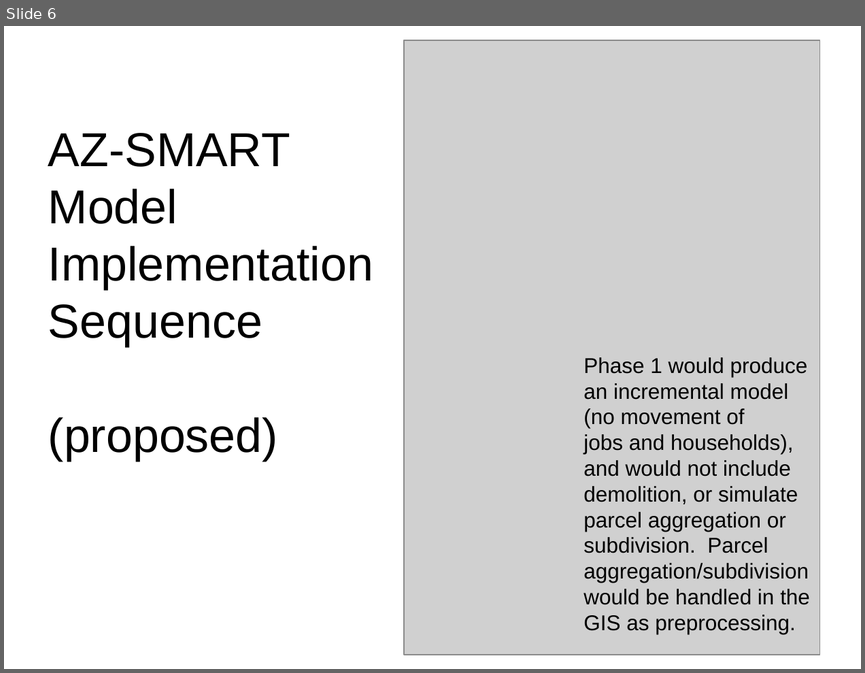
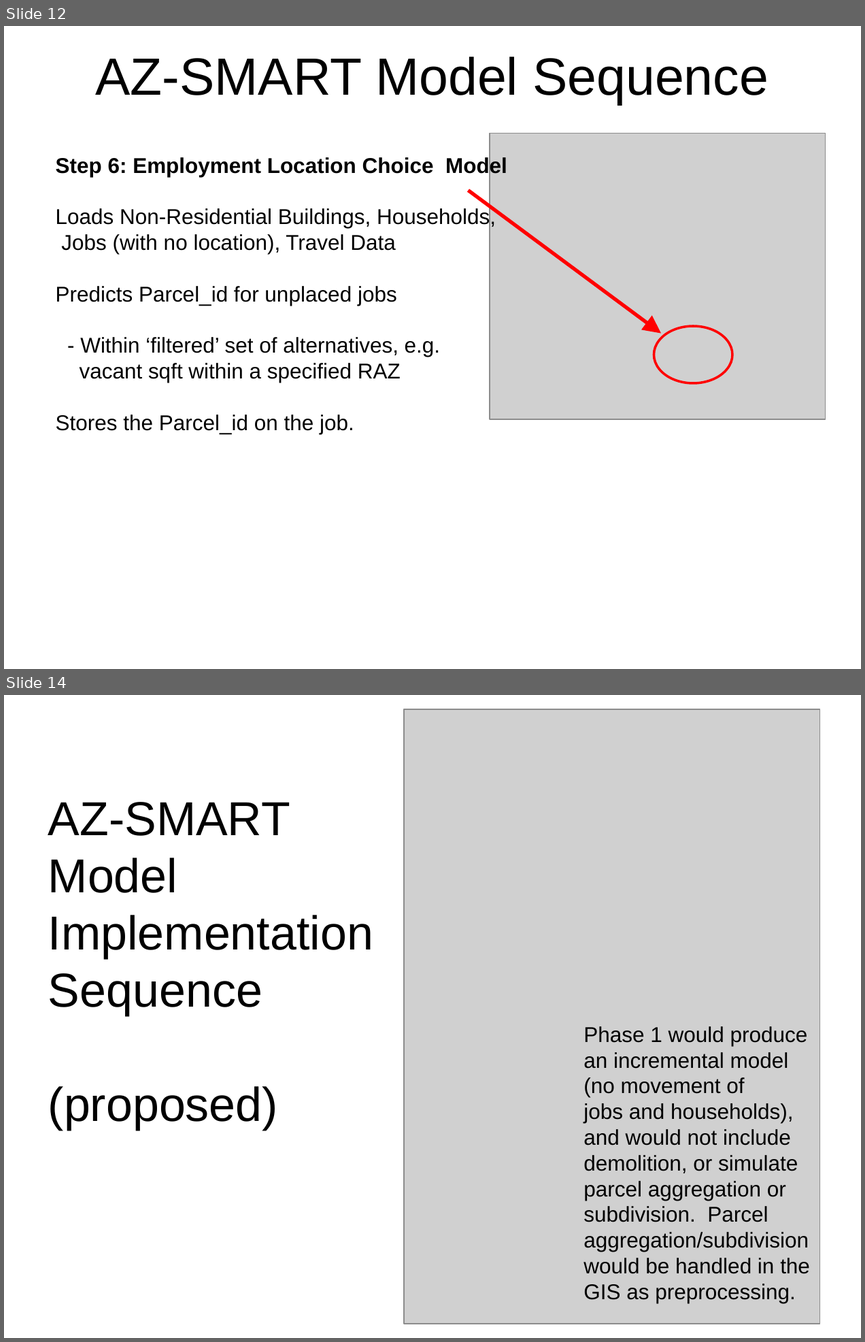
Before and after one commit to psrc/urbansim, a slide deck: az_smart/datamodel/AZ-SMART_model_process.ppt. Shown one above the other, each under a label of ours: slide 6 before the commit, slides 12 and 14 after it; the slides between them are not shown. The pictures are 865x673 and 865x1342 pixels, drawn with LibreOffice and Linux fonts; fonts in the diff are those of the drawing; grey boxes stand for pictures. Boxes give left, top, right and bottom in pixels: in the first picture for what was removed or moved away, otherwise in the second. Text is boxed around its words. In the diff, an @@ line names an element or a change of style, - is before the commit and + after.

```diff
--- a/az_smart/datamodel/AZ-SMART_model_process.ppt
+++ b/az_smart/datamodel/AZ-SMART_model_process.ppt
@@ slide 12 added at bbox=[4, 26, 861, 669], background #FFFFFF @@
@@ title added at bbox=[96, 57, 768, 104], 44 pt, text #000000 @@
+AZ-SMART Model Sequence
@@ picture added at bbox=[490, 133, 825, 419] @@
@@ text added at bbox=[56, 156, 507, 434], 18 pt, text #000000 @@
+Step 6: Employment Location Choice Model
+Loads Non-Residential Buildings, Households,
+Jobs (with no location), Travel Data
+Predicts Parcel_id for unplaced jobs
+- Within ‘filtered’ set of alternatives, e.g.
+vacant sqft within a specified RAZ
+Stores the Parcel_id on the job.
@@ arrow added from (468, 191) to (661, 333), #FF0000 3 pt @@
@@ ellipse added at bbox=[653, 326, 732, 383], outline #FF0000 2.01 pt @@
@@ what was slide 6 is now slide 14 @@
```
Also in this commit, not shown: 1 slide changed, 8 other slides added.
